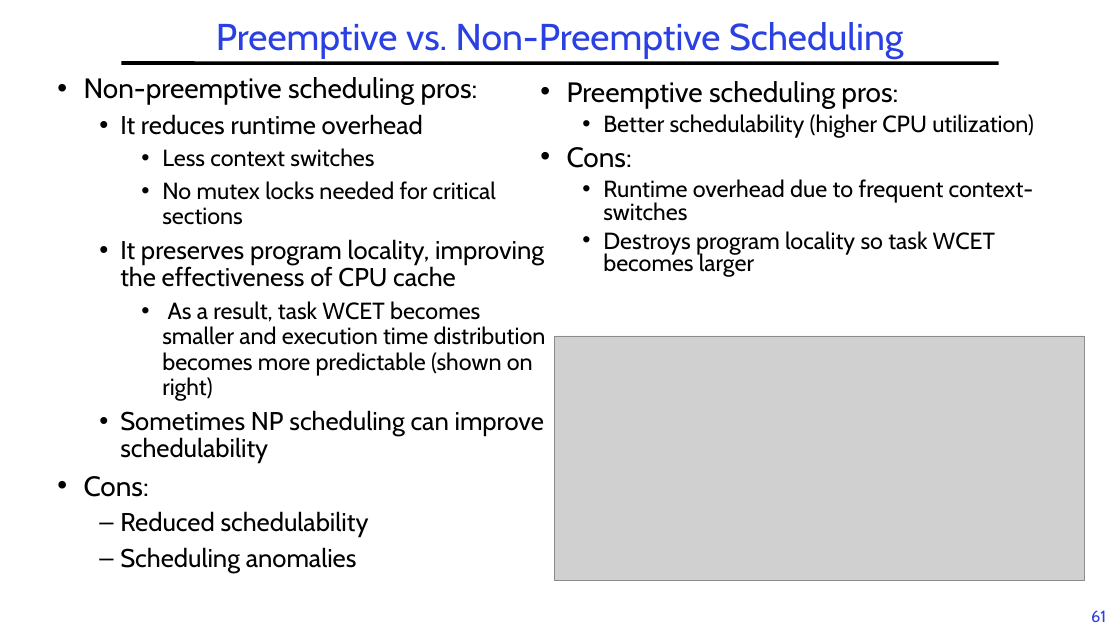
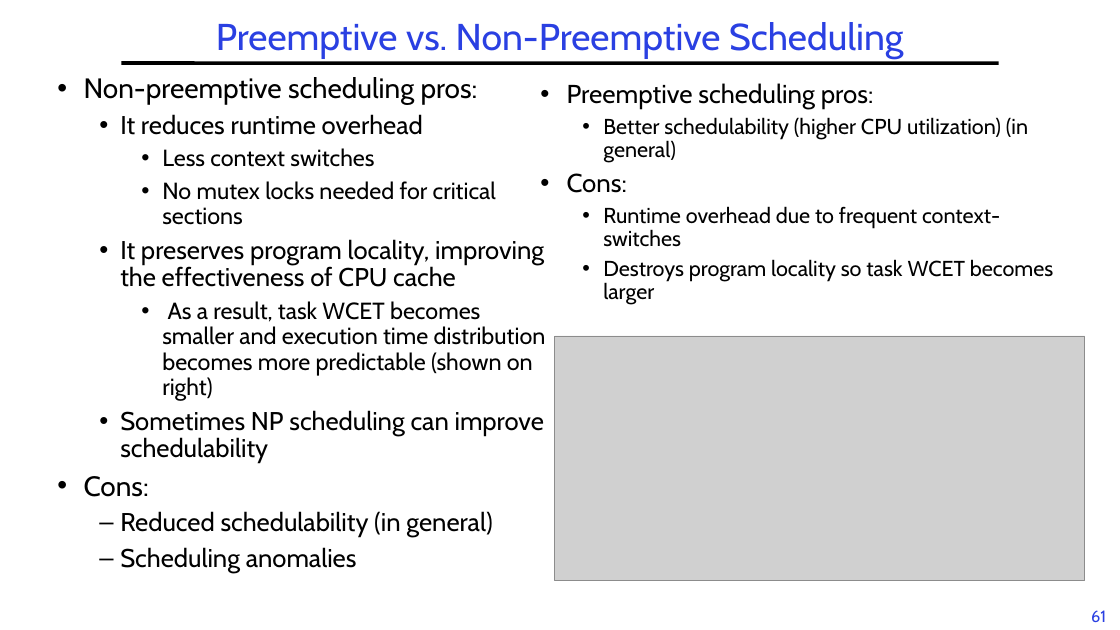
Before and after one commit to guhofstra/CSC256Fa25, a slide deck: slide 61 of PPTs/L6-RTScheduling I.pptx. Drawn at 1120x630 pixels with LibreOffice and Linux fonts; fonts in the diff are those of the drawing; grey boxes stand for pictures. Boxes give left, top, right and bottom in pixels: in the first picture for what was removed or moved away, otherwise in the second. Text is boxed around its words. In the diff, an @@ line names an element or a change of style, - is before the commit and + after.

```diff
--- a/PPTs/L6-RTScheduling I.pptx
+++ b/PPTs/L6-RTScheduling I.pptx
@@ text at box(567, 83, 1053, 305): size 24 to 22.2 pt in "Preemptive scheduling pros:", "Cons:"; size 20 to 18.5 pt in "Runtime overhead due to frequent context-switches", "Destroys program locality so task WCET becomes ..."; line spacing 0.8 to 0.9 @@
@@ text at box(603, 117, 1028, 163): text changed; size 20 to 18.5 pt @@
-  • Better schedulability (higher CPU utilization)
+  • Better schedulability (higher CPU utilization) (in general)
@@ text at box(120, 511, 492, 537): text changed @@
-  – Reduced schedulability
+  – Reduced schedulability (in general)
```
Also in this commit, not shown: 3 other slides changed, 4 other files.
